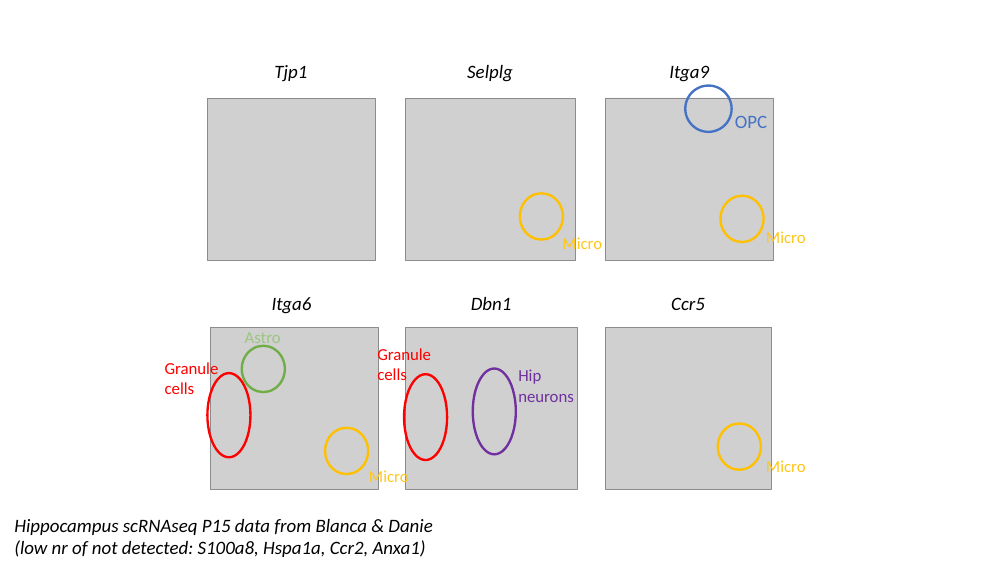
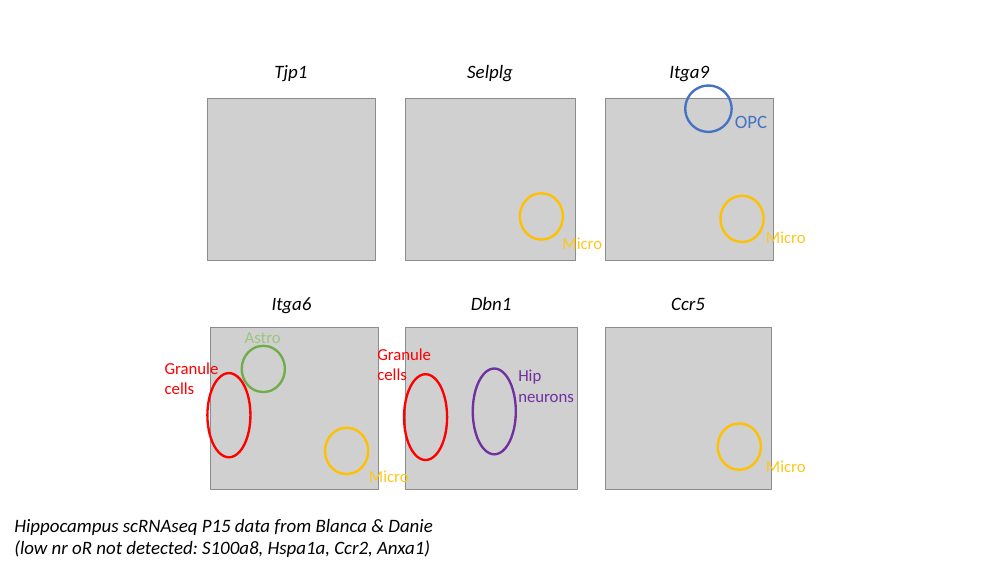
Before and after one commit to cgeyskens/phd, a slide deck: slide 3 of ppi/ppi-project.pptx. Drawn at 1008x567 pixels with LibreOffice and Linux fonts; fonts in the diff are those of the drawing; grey boxes stand for pictures. Boxes give left, top, right and bottom in pixels: in the first picture for what was removed or moved away, otherwise in the second. Text is boxed around its words. In the diff, an @@ line names an element or a change of style, - is before the commit and + after.

```diff
--- a/ppi/ppi-project.pptx
+++ b/ppi/ppi-project.pptx
@@ text at (14, 540, 430, 557): text changed @@
-(low nr of not detected: S100a8, Hspa1a, Ccr2, Anxa1)
+(low nr oR not detected: S100a8, Hspa1a, Ccr2, Anxa1)
```
Also in this commit, not shown: 4 other files.
